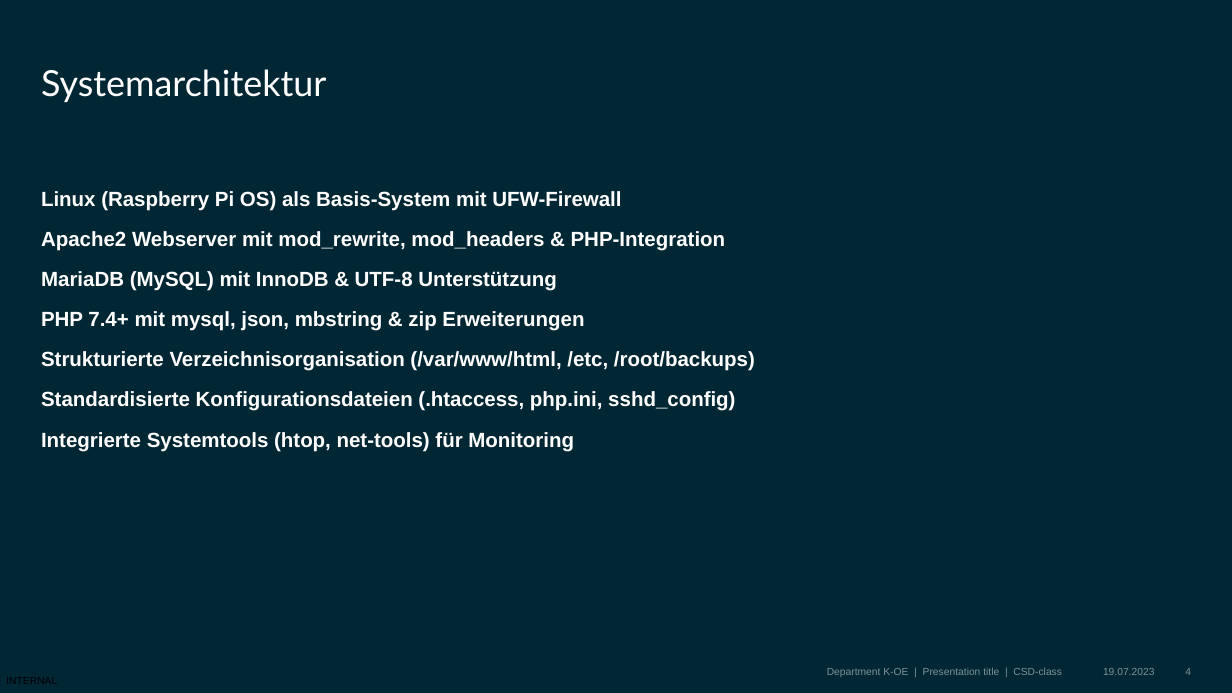
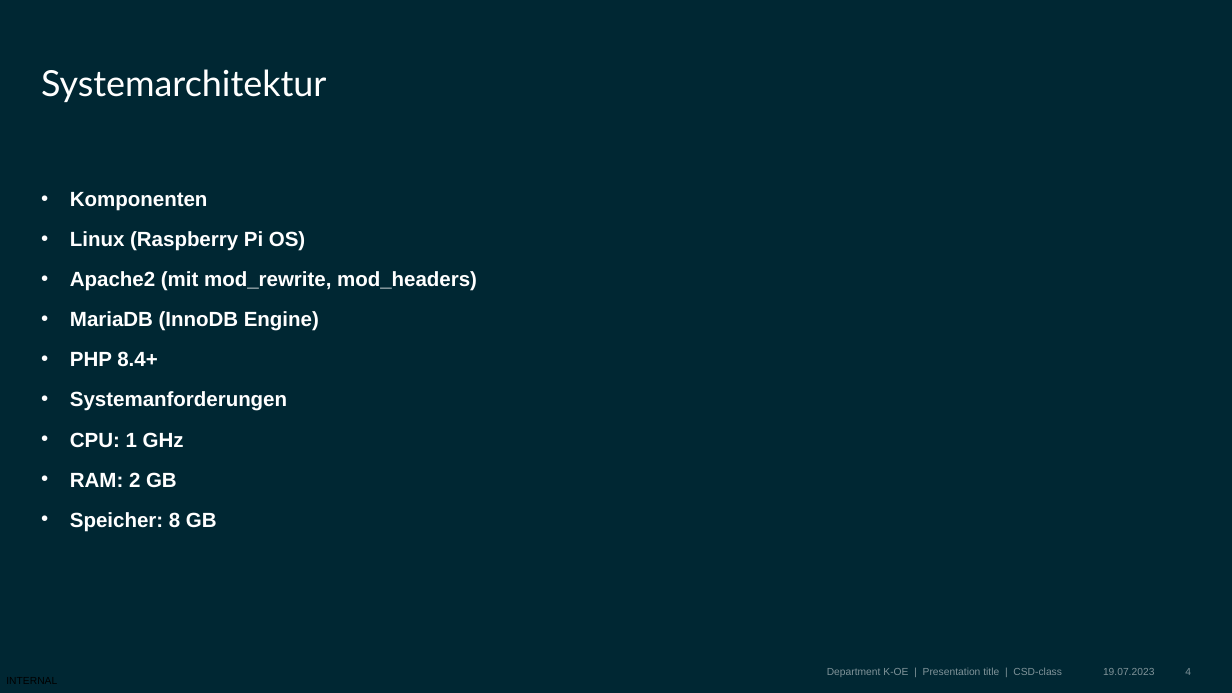
Before and after one commit to BBS2EMDBSEF/Gruppe-C, a slide deck: slide 4 of Dokumentation/Projekt_Präsentation.pptx. Drawn at 1232x693 pixels with LibreOffice and Linux fonts; fonts in the diff are those of the drawing; background and template pictures are left out. Boxes give left, top, right and bottom in pixels: in the first picture for what was removed or moved away, otherwise in the second. Text is boxed around its words. In the diff, an @@ line names an element or a change of style, - is before the commit and + after.

```diff
--- a/Dokumentation/Projekt_Präsentation.pptx
+++ b/Dokumentation/Projekt_Präsentation.pptx
@@ text at bbox=[70, 192, 477, 531]: text changed @@
-Linux (Raspberry Pi OS) als Basis-System mit UFW-Firewall
-Apache2 Webserver mit mod_rewrite, mod_headers & PHP-Integration
-MariaDB (MySQL) mit InnoDB & UTF-8 Unterstützung
-PHP 7.4+ mit mysql, json, mbstring & zip Erweiterungen
-Strukturierte Verzeichnisorganisation (/var/www/html, /etc, /root/backups)
-Standardisierte Konfigurationsdateien (.htaccess, php.ini, sshd_config)
-Integrierte Systemtools (htop, net-tools) für Monitoring
+• Komponenten
+• Linux (Raspberry Pi OS)
+• Apache2 (mit mod_rewrite, mod_headers)
+• MariaDB (InnoDB Engine)
+• PHP 8.4+
+• Systemanforderungen
+• CPU: 1 GHz
+• RAM: 2 GB
+• Speicher: 8 GB
```
Also in this commit, not shown: 5 other slides changed, 1 slide removed.
